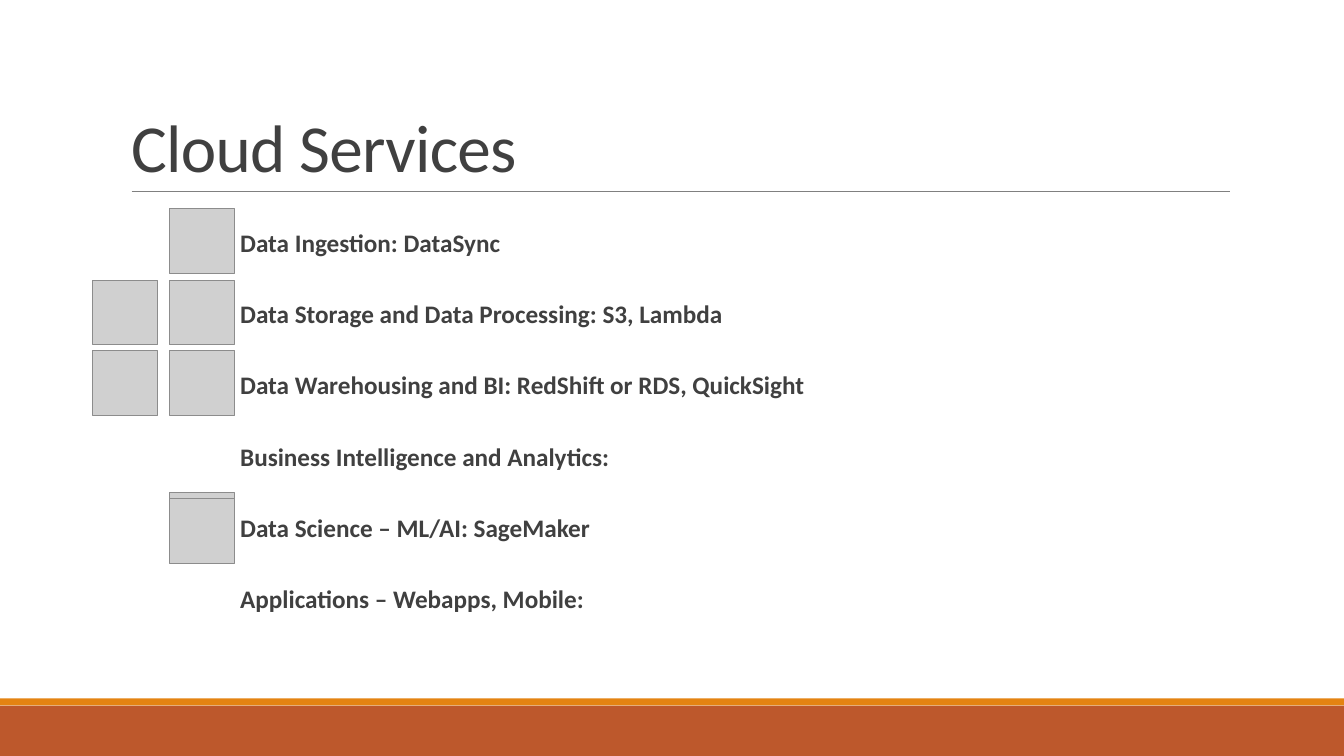
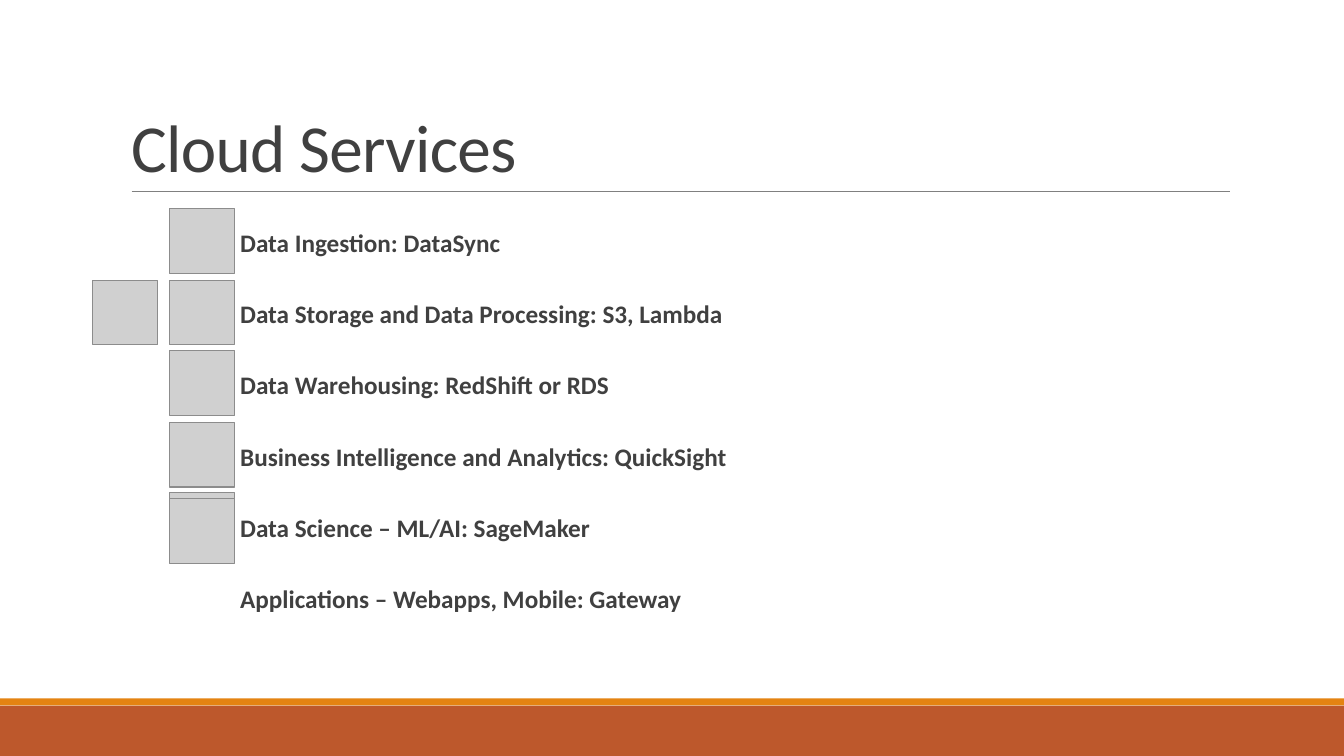
Before and after one commit to samswain2/MSiA-SQ, a slide deck: slide 5 of MSiA 423/hw01/hw01_deck.pptx. Drawn at 1344x756 pixels with LibreOffice and Linux fonts; fonts in the diff are those of the drawing; grey boxes stand for pictures. Boxes give left, top, right and bottom in pixels: in the first picture for what was removed or moved away, otherwise in the second. Text is boxed around its words. In the diff, an @@ line names an element or a change of style, - is before the commit and + after.

Commit message:
Worked on 423 hw

```diff
--- a/MSiA 423/hw01/hw01_deck.pptx
+++ b/MSiA 423/hw01/hw01_deck.pptx
@@ picture removed at (93, 351, 157, 415) @@
@@ text at (240, 376, 727, 471): text changed @@
-  Data Warehousing and BI: RedShift or RDS, QuickSight
-  Business Intelligence and Analytics:
+  Data Warehousing: RedShift or RDS
+  Business Intelligence and Analytics: QuickSight
@@ picture added at (169, 422, 234, 487) @@
@@ text at (240, 590, 681, 612): text changed @@
-  Applications – Webapps, Mobile:
+  Applications – Webapps, Mobile: Gateway
```
